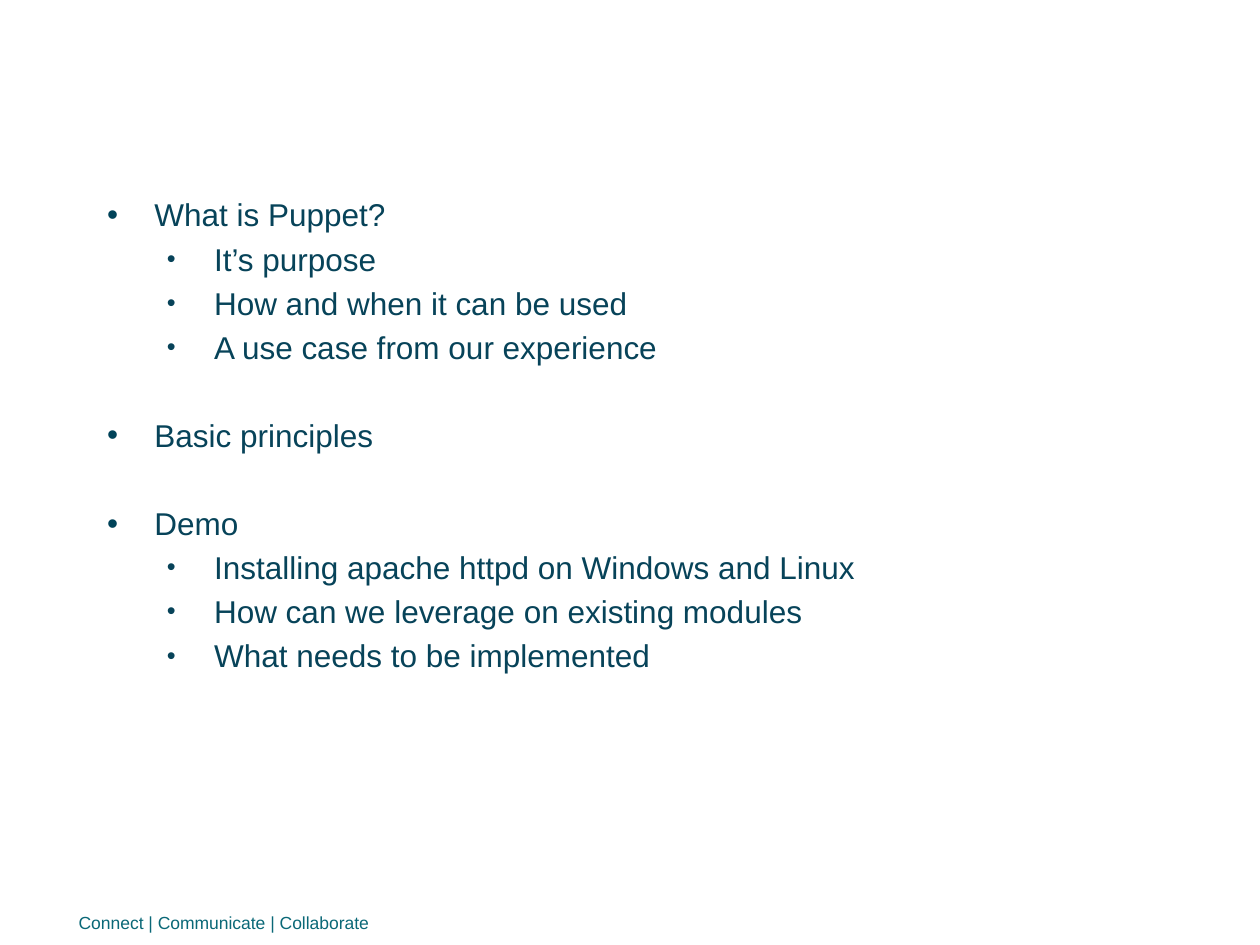
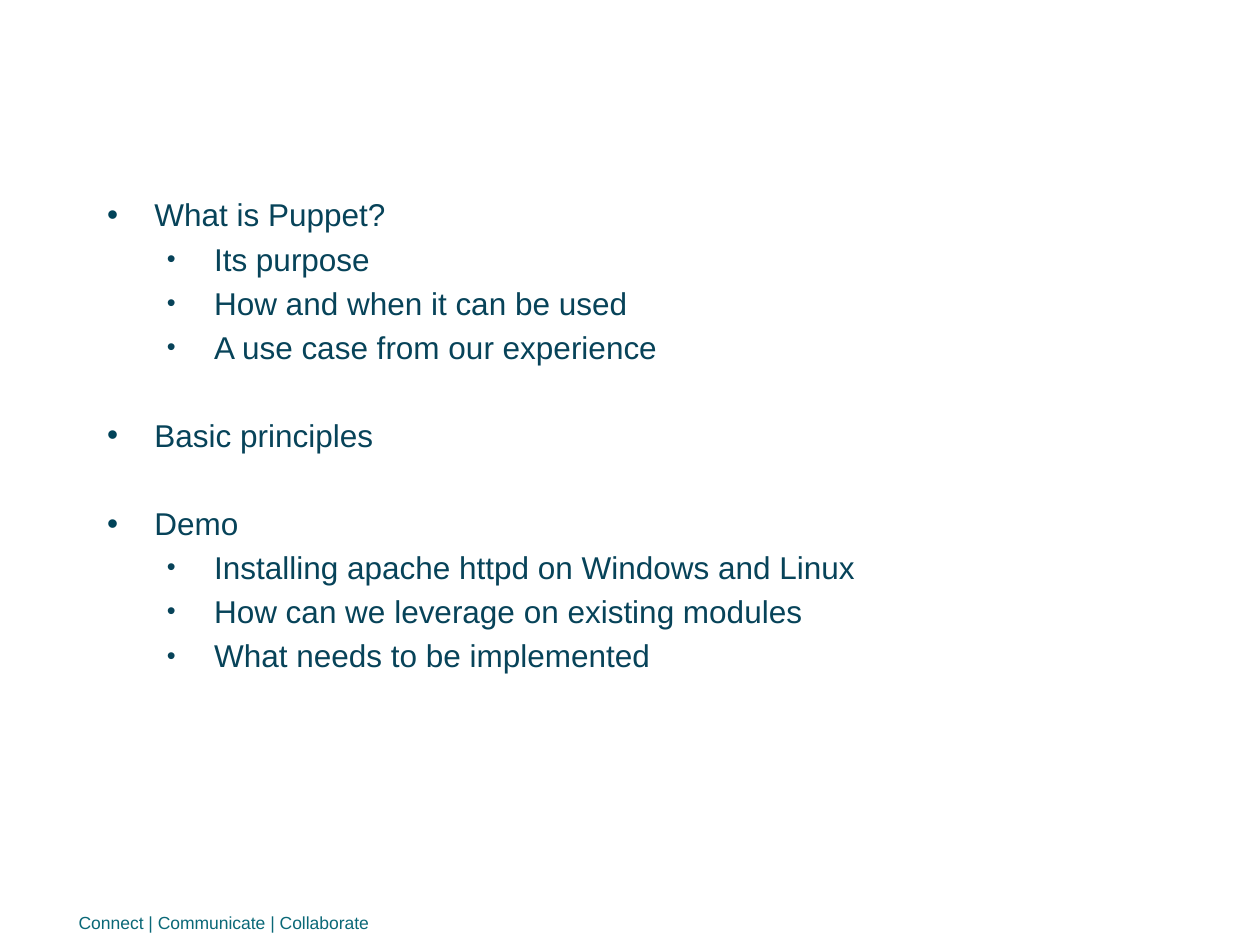
Before and after one commit to biancini/PuppetShowcaseDemo, a slide deck: slide 2 of presentation/Showcase on Puppet - Presentation.pptx. Drawn at 1260x945 pixels with LibreOffice and Linux fonts; fonts in the diff are those of the drawing; background and template pictures are left out. Boxes give left, top, right and bottom in pixels: in the first picture for what was removed or moved away, otherwise in the second. Text is boxed around its words. In the diff, an @@ line names an element or a change of style, - is before the commit and + after.

```diff
--- a/presentation/Showcase on Puppet - Presentation.pptx
+++ b/presentation/Showcase on Puppet - Presentation.pptx
@@ text at <box>214,249,370,277</box>: text changed @@
-  • It’s purpose
+  • Its purpose
```
Also in this commit, not shown: 5 other slides changed, 6 other files.
